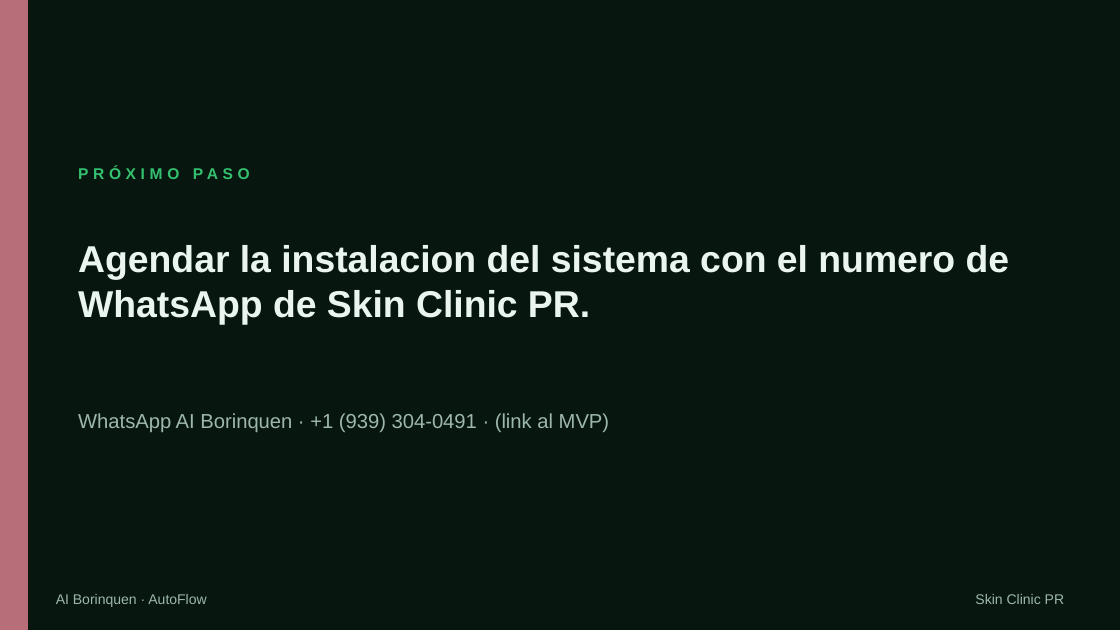
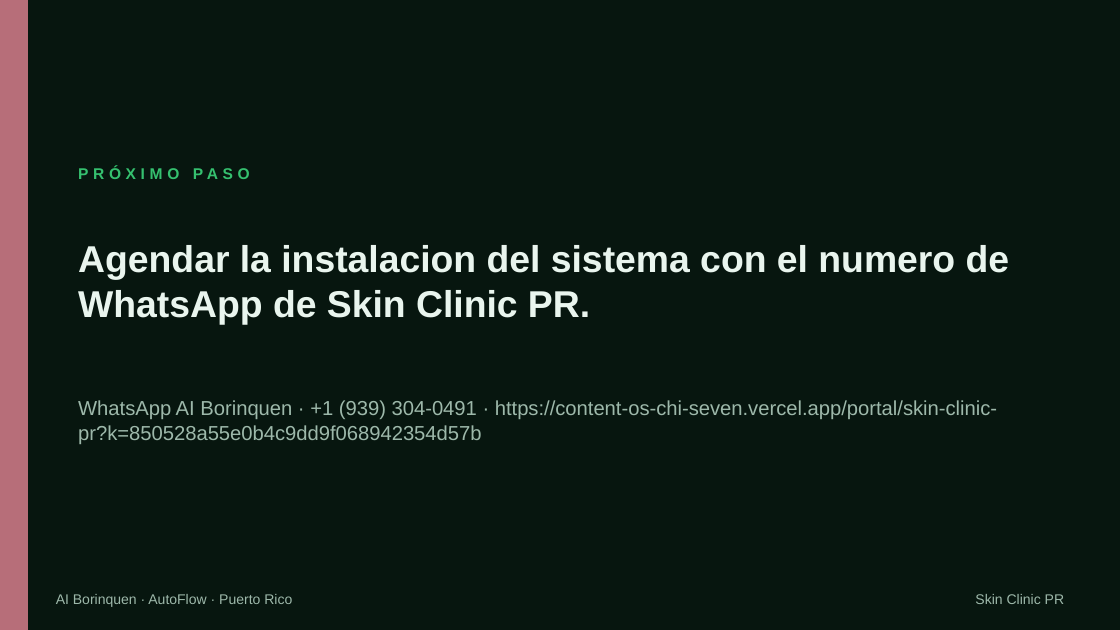
Before and after one commit to elvinayala/content-os, a slide deck: slide 12 of data/demos/skin-clinic-pr/site/skin-clinic-pr-autoflow.pptx (slide 9 before the commit). Drawn at 1120x630 pixels with LibreOffice and Linux fonts; fonts in the diff are those of the drawing. Boxes give left, top, right and bottom in pixels: in the first picture for what was removed or moved away, otherwise in the second. Text is boxed around its words. In the diff, an @@ line names an element or a change of style, - is before the commit and + after.

```diff
--- a/data/demos/skin-clinic-pr/site/skin-clinic-pr-autoflow.pptx
+++ b/data/demos/skin-clinic-pr/site/skin-clinic-pr-autoflow.pptx
@@ text at <box>78,400,997,444</box>: text changed @@
-WhatsApp AI Borinquen · +1 (939) 304-0491 · (link al MVP)
+WhatsApp AI Borinquen · +1 (939) 304-0491 · https://content-os-chi-seven.vercel.app/portal/skin-clinic-pr?k=850528a55e0b4c9dd9f068942354d57b
@@ text at <box>56,594,292,607</box>: text changed @@
-AI Borinquen · AutoFlow
+AI Borinquen · AutoFlow · Puerto Rico
```
Also in this commit, not shown: 8 other slides changed, 3 slides added, 53 other files.
